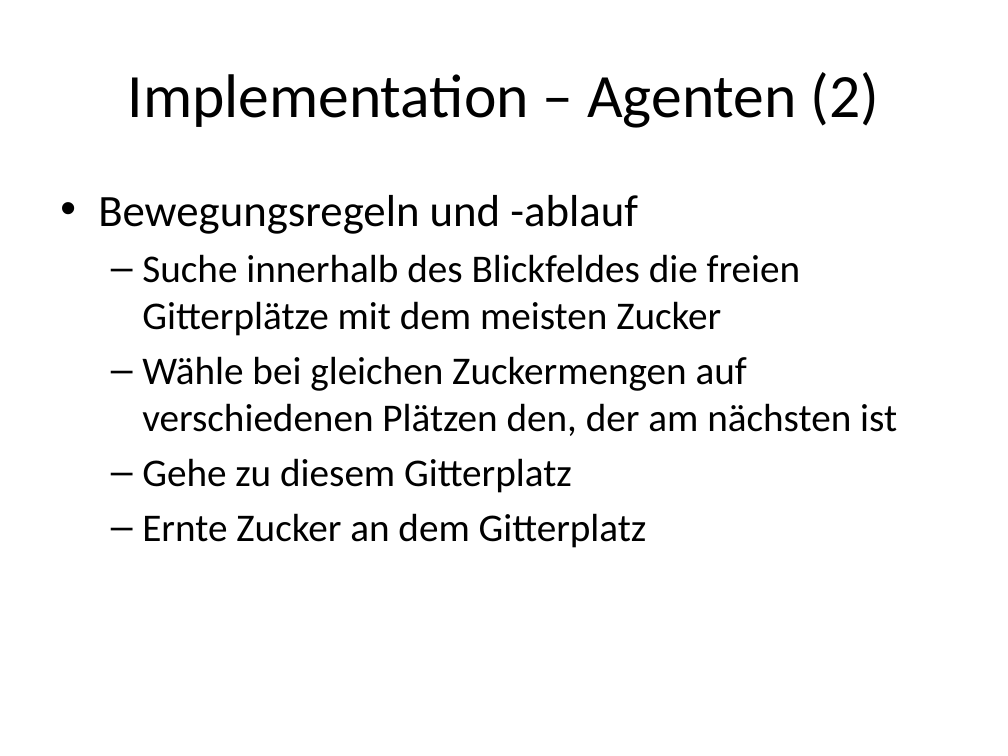
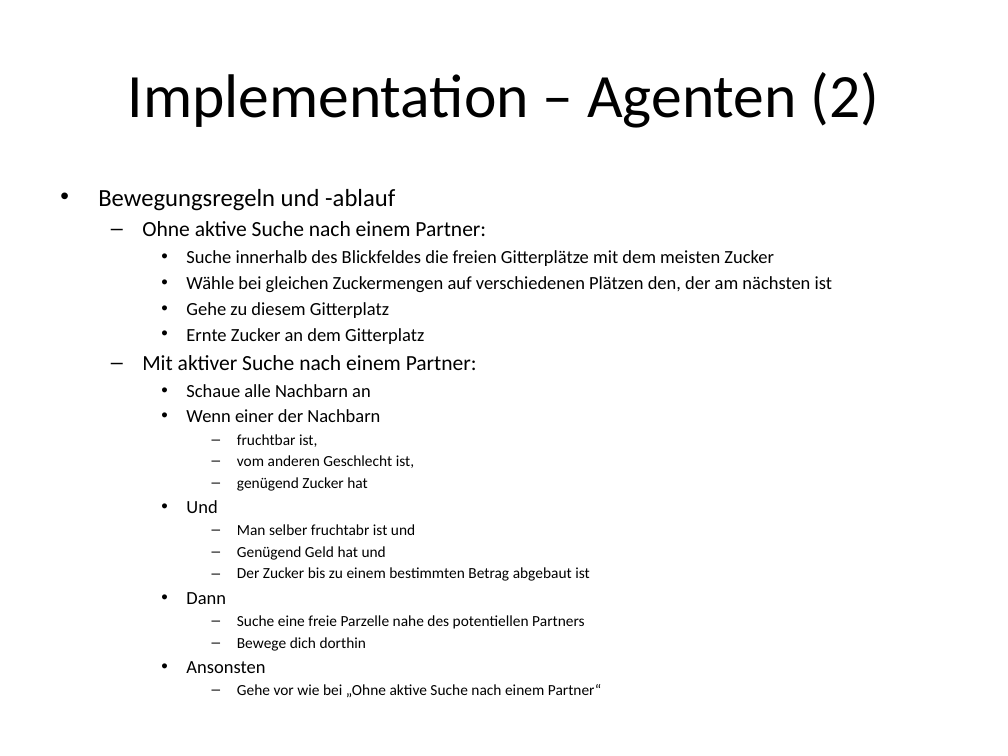
Before and after one commit to wsmirnow/Sugarscape, a slide deck: slide 7 of Presentation/Presentation.pptx. Drawn at 1008x756 pixels with LibreOffice and Linux fonts; fonts in the diff are those of the drawing. Boxes give left, top, right and bottom in pixels: in the first picture for what was removed or moved away, otherwise in the second. Text is boxed around its words. In the diff, an @@ line names an element or a change of style, - is before the commit and + after.

```diff
--- a/Presentation/Presentation.pptx
+++ b/Presentation/Presentation.pptx
@@ text at (98, 189, 832, 344): size 32 to 17.6 pt in "Bewegungsregeln und -ablauf"; size 28 to 13.2 pt in "Suche innerhalb des Blickfeldes die freien Gitterplätze ...", "Wähle bei gleichen Zuckermengen auf verschiedenen Plätzen ...", "Gehe zu diesem Gitterplatz", "Ernte Zucker an dem Gitterplatz"; less space between paragraphs; bullet – to •; list level 2 to 3 in "Suche innerhalb des Blickfeldes die ..."; list level 2 to 3 in "Wähle bei gleichen Zuckermengen auf ..."; list level 2 to 3 in "Gehe zu diesem Gitterplatz"; list level 2 to 3 in "Ernte Zucker an dem Gitterplatz" @@
@@ text at (142, 221, 486, 236): paragraph added @@
+  – Ohne aktive Suche nach einem Partner:
@@ text at (142, 355, 601, 697): paragraphs added @@
+  – Mit aktiver Suche nach einem Partner:
+    • Schaue alle Nachbarn an
+    • Wenn einer der Nachbarn
+      – fruchtbar ist,
+      – vom anderen Geschlecht ist,
+      – genügend Zucker hat
+    • Und
+      – Man selber fruchtabr ist und
+      – Genügend Geld hat und
+      – Der Zucker bis zu einem bestimmten Betrag abgebaut ist
+    • Dann
+      – Suche eine freie Parzelle nahe des potentiellen Partners
+      – Bewege dich dorthin
+    • Ansonsten
+      – Gehe vor wie bei „Ohne aktive Suche nach einem Partner“
```
Also in this commit, not shown: 6 other slides changed, 2 other files.
